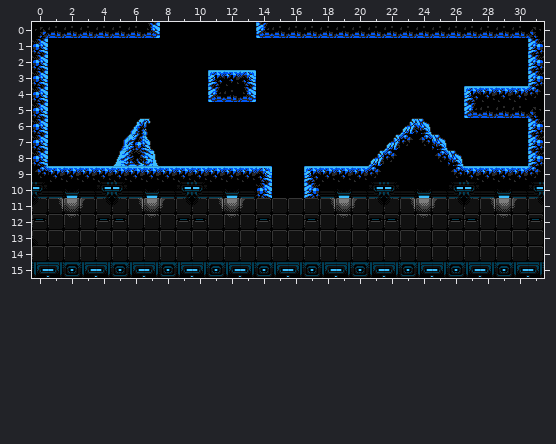
Two states of a Tiled map, Assets/Tiled/room10.tmx. The picture above is the old version.
Cells are 16x16 px. Shown: x 0..31, y 0..15.
Once edited:
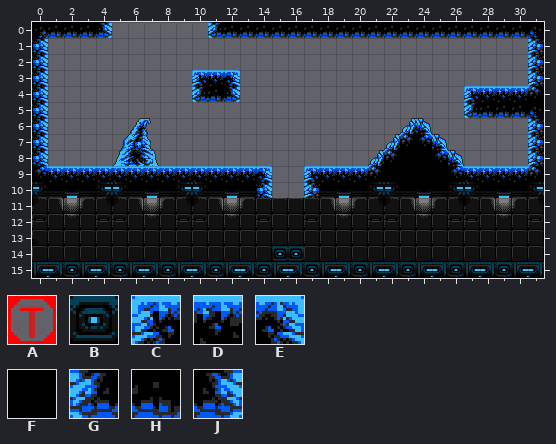
Key: from "connectors": A 1; from "corpus_tiles_localization": B 38, C 222, D 223, E 224, F 245, G 290, H 291, J 292.
_ is an empty cell.
Objects are placed by their top-left corner, in cells (3,4 is the top-left corner of cell 3,4); size is 1x1 cell unless given.
Tiles replaced or removed in this view: C, D, E, F, G, H, J.
Commit: Testing with different sized rooms.
Changes in this commit:
Changed rows in their new state; . is an unchanged cell.
Layer "connectors":
changed: A at 7,0 -> A at 4,0
Layer "bg":
first column x 1:
 0 .......______.................
 1 ______________________________
 2 ______________________________
 3 __________..__________________
 4 __________..______________....
 5 __________________________....
 6 ______________________________
 7 _____.________________..______
 8 _____._______________...._____
 9 ..............__..............
10 ..............__..............
Layer "default":
first column x 4:
 0 J___...GHHH
 3 ......CDE_.
 4 ......GHJ_.
first column x 15:
14 BB
Boxes around the changes in both pictures, in picture pixels (x1, y1, x2, y2):
changed: (48, 22, 528, 198)
added: (272, 246, 304, 261)
